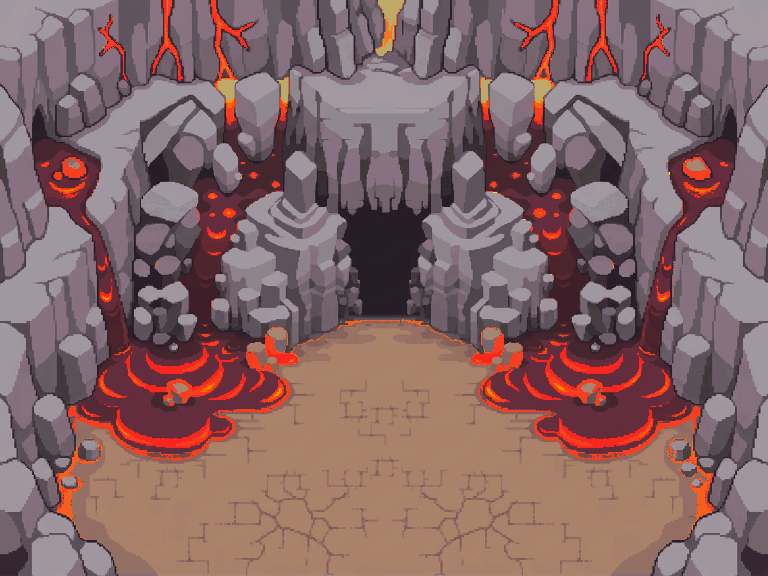
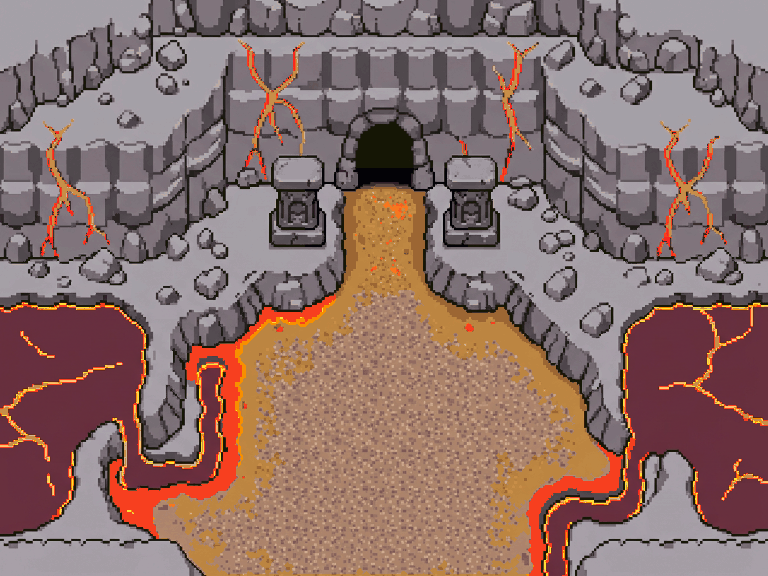
Layers edited between the first and the second w=768, h=576 image:
painted on "08 veines_roche" over [41, 0, 727, 540]
painted on "07 grotte" over [305, 168, 468, 316]
painted on "06 piliers" over [224, 167, 546, 363]
painted on "05 parois" over [0, 0, 768, 576]
painted on "04 eboulis" over [0, 123, 768, 399]
painted on "03 sentier" over [68, 290, 707, 574]
painted on "02 lave" over [0, 95, 768, 576]
painted on "01 ombres" over [3, 95, 768, 574]
painted on "00 sol_complet" over [0, 0, 768, 576]
